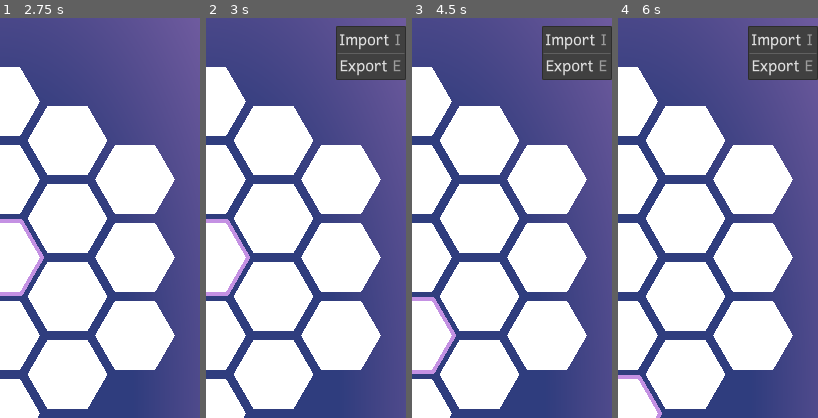
Above: before the commit, frames 1-4 (left to right).
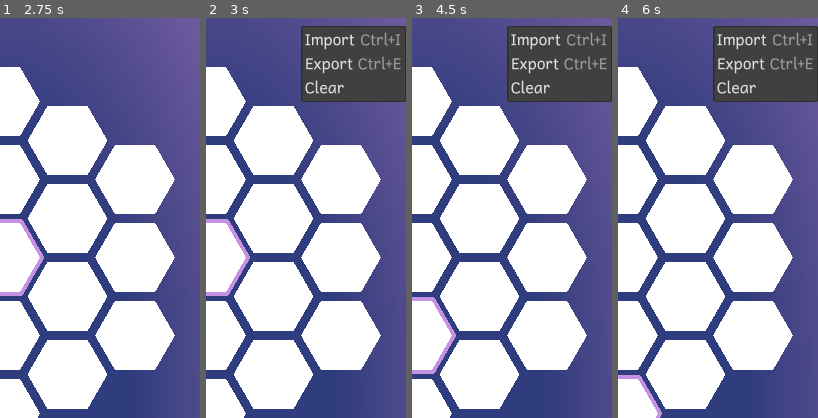
Above: after the commit, the same moments.

Repository: ashestosea/hex-flower
Game: Godot game, scene res://scenes/main.tscn
Two runs of this game, one before a commit and one after it. Both use one fixed random seed, a clock stepped at 60 frames per second and the inputs below.
Inputs (mouse positions are % of the whole screen's width and height, from its top left):
- Up to frame 1 (2.75 s): click (30, 66) at 0.52 s; type "12" at 0.6 s; click (50, 87) at 0.75 s; type "Alex" at 0.83 s; click "Import" at 1.25 s; click "Roll" at 2 s
- Up to frame 2 (3 s): click "⋮" at 2.75 s
- Up to frame 3 (4.5 s): click "Roll" at 3.5 s; click "⋮" at 4.25 s
- Up to frame 4 (6 s): click "Roll" at 5 s; click "⋮" at 5.75 s
The pictures show only the part of the screen within x 50-100%, y 3-53%; the shares and areas given below are measured in that part.

Frame 1 is identical in both runs. In frame 2, 6.3% of the frame differs, in the area x 47-100%, y 2-21%; in frame 3, 6.3%; in frame 4, 6.3%.

Commit message:
Add Clear kebab-menu item. Change Import/Export shortcuts to require ctrl

Diff:
--- a/scripts/manager.gd
+++ b/scripts/manager.gd
@@ -57,15 +57,15 @@
 func _ready():
 	file_dialog.file_selected.connect(file_selected)
 	var kebab_popup = kebab.get_popup()
-	kebab_popup.add_item("Import", 0, KEY_I)
-	kebab_popup.add_separator()
-	kebab_popup.add_item("Export", 1, KEY_E)
+	kebab_popup.add_item("Import", 0, KEY_MASK_CTRL | KEY_I)
+	kebab_popup.add_item("Export", 1, KEY_MASK_CTRL | KEY_E)
+	kebab_popup.add_item("Clear", 2)
 	kebab_popup.id_pressed.connect(kebab_handler)
 
 	hex_edit.color_picker_opened.connect(hex_edit_color_picker)
 	hex_edit.finished.connect(finish_edit_hex)
 
-	setup(Import.import_json(FileAccess.get_file_as_string("res://examples/empty.json")))
+	clear_flower()
 
 
 func kebab_handler(id: int):
@@ -74,6 +74,12 @@
 			import_menu_show()
 		1:
 			pass
+		2:
+			clear_flower()
+
+
+func clear_flower():
+	setup(Import.import_json(FileAccess.get_file_as_string("res://examples/empty.json")))
 
 
 func file_selected(path):
